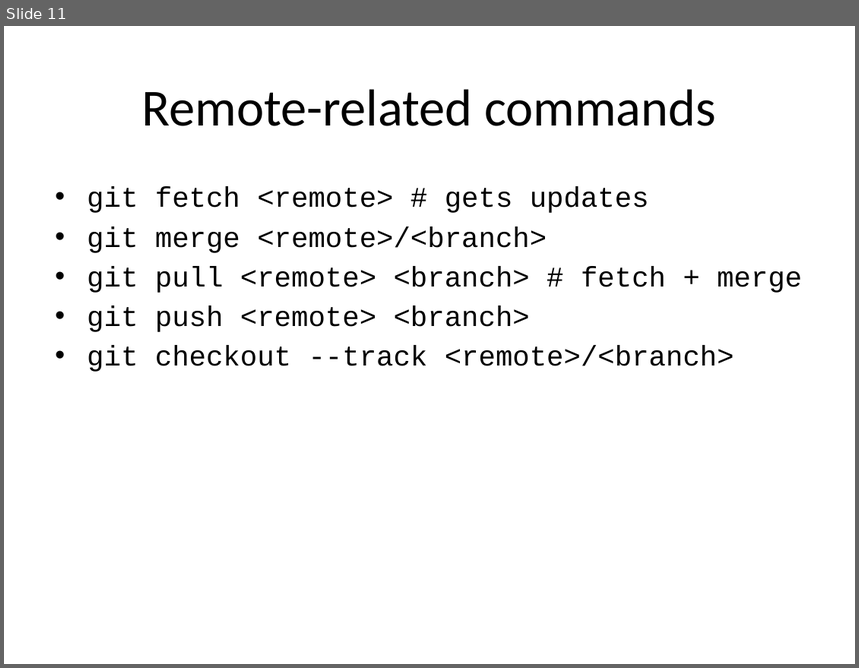
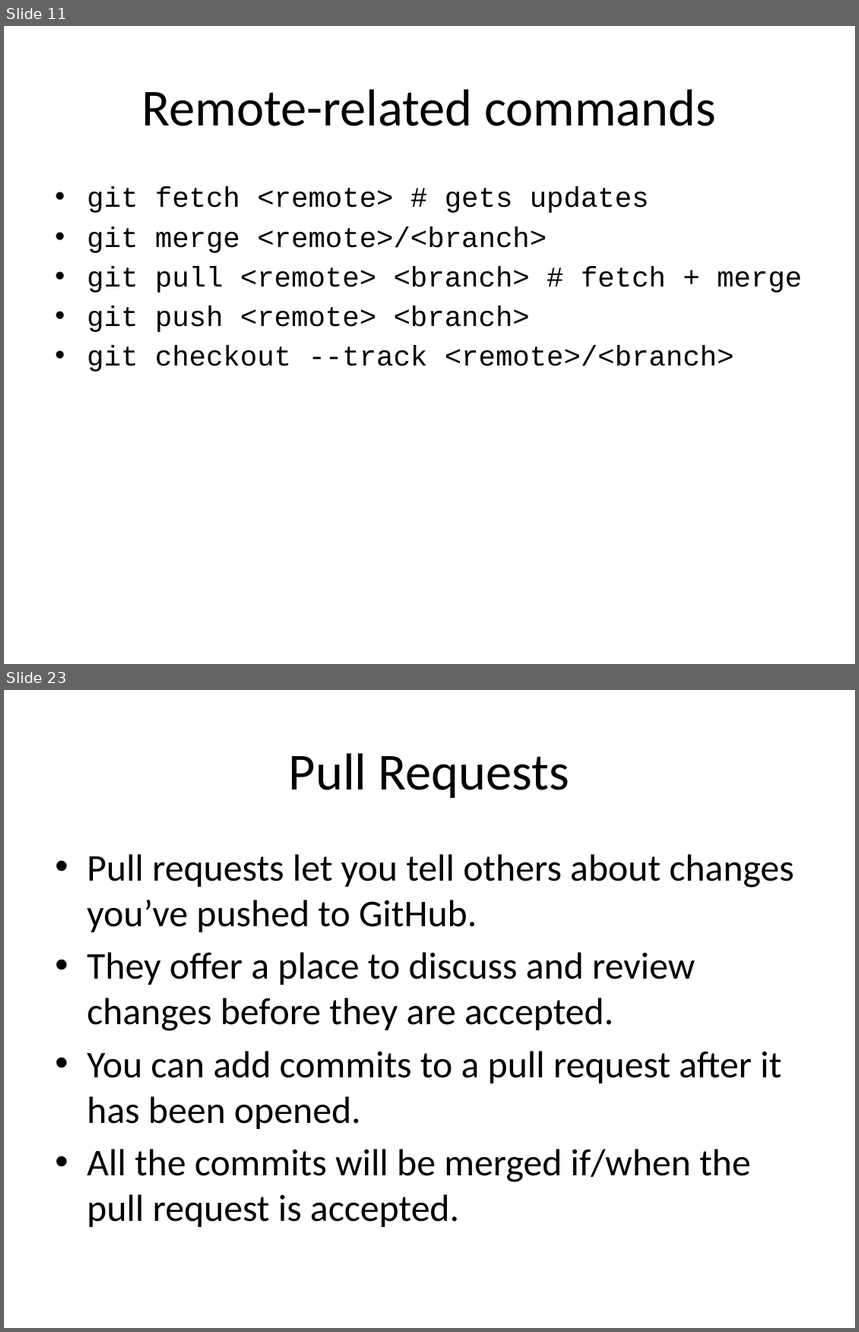
Before and after one commit to nuitrcs/intermediate-git-workshop, a slide deck: Intermediate Git and GitHub.pptx. Shown one above the other, each under a label of ours: slide 11 before the commit, slides 11 and 23 after it; the slides between them are not shown. The pictures are 859x668 and 859x1332 pixels, drawn with LibreOffice and Linux fonts; fonts in the diff are those of the drawing; background and template pictures are left out. Boxes give left, top, right and bottom in pixels: in the first picture for what was removed or moved away, otherwise in the second. Text is boxed around its words. In the diff, an @@ line names an element or a change of style, - is before the commit and + after.

```diff
--- a/Intermediate Git and GitHub.pptx
+++ b/Intermediate Git and GitHub.pptx
@@ slide 23 added at bbox=[4, 690, 855, 1328], background picture (left out) @@
@@ title added at bbox=[289, 753, 569, 798], 44 pt, text #000000 @@
+Pull Requests
@@ text added at bbox=[87, 854, 794, 1227], 32 pt, text #000000 @@
+• Pull requests let you tell others about changes you’ve pushed to GitHub.
+• They offer a place to discuss and review changes before they are accepted.
+• You can add commits to a pull request after it has been opened.
+• All the commits will be merged if/when the pull request is accepted.
@@ page number added at bbox=[614, 1281, 813, 1315], 12 pt, text #FFFFFF @@
+22
```
Also in this commit, not shown: 3 slides changed, 11 other slides added.
